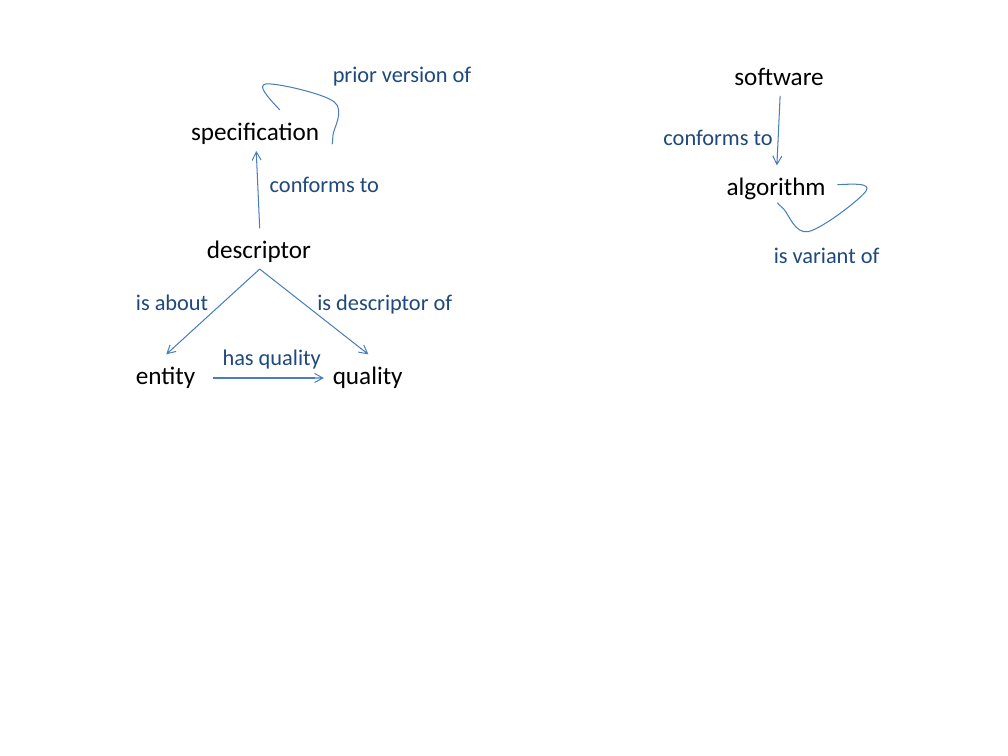
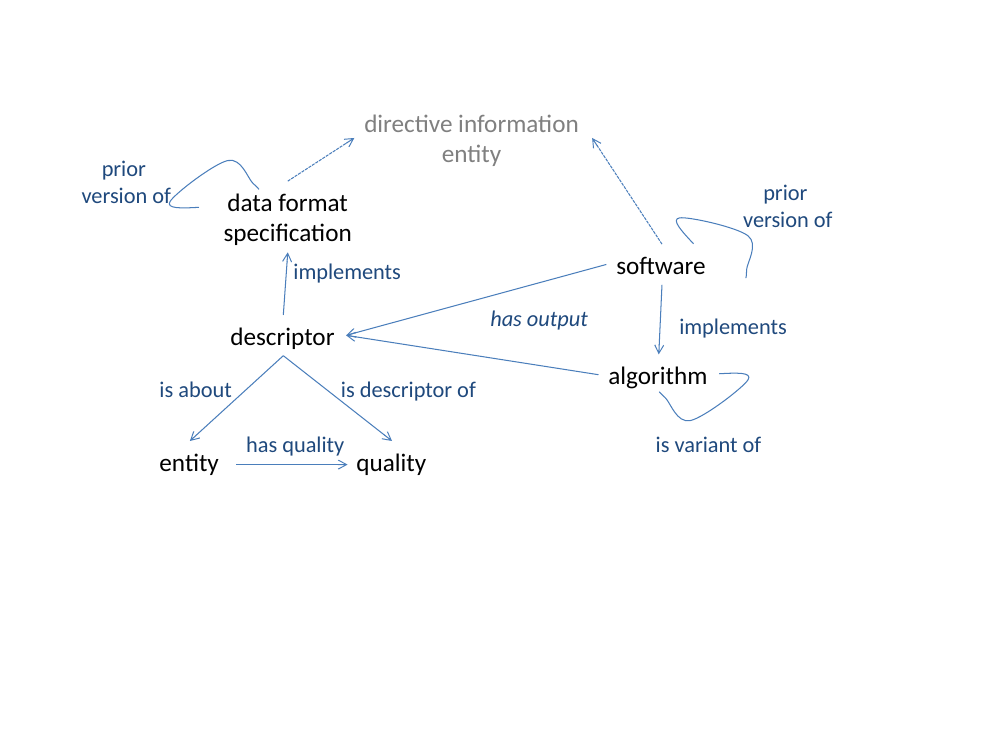
Before and after one commit to semanticchemistry/semanticchemistry, a slide deck: slide 1 of trunk/documentation/images/diagrams.pptx. Drawn at 1008x756 pixels with LibreOffice and Linux fonts; fonts in the diff are those of the drawing. Boxes give left, top, right and bottom in pixels: in the first picture for what was removed or moved away, otherwise in the second. Text is boxed around its words. In the diff, an @@ line names an element or a change of style, - is before the commit and + after.

```diff
--- a/trunk/documentation/images/diagrams.pptx
+++ b/trunk/documentation/images/diagrams.pptx
@@ text added at (x1=364, y1=114, x2=579, y2=166), 18 pt, text #808080 @@
+directive information
+entity
@@ arrow added from (288, 181) to (355, 138), #4B7EBC 0.75 pt dashed @@
@@ arrow added from (662, 244) to (592, 138), #4B7EBC 0.75 pt dashed @@
@@ text removed at (x1=663, y1=129, x2=773, y2=145) @@
-conforms to
@@ text at (x1=82, y1=160, x2=171, y2=207): text changed @@
-prior version of
+prior
+version of
@@ freeform shape at (x1=165, y1=157, x2=259, y2=209): rotation 229 to 180 degrees; outline redrawn @@
@@ text "data format" moved from (x1=191, y1=122, x2=319, y2=144) to (x1=224, y1=193, x2=352, y2=245) @@
@@ text at (x1=227, y1=193, x2=348, y2=211): paragraph added @@
+data format
@@ freeform shape added at (x1=670, y1=186, x2=770, y2=291), outline #4B7EBC 0.75 pt @@
@@ text added at (x1=743, y1=184, x2=833, y2=233), 16 pt, text #1F497D @@
+prior
+version of
@@ text at (x1=224, y1=223, x2=352, y2=245): alignment left to centre @@
@@ arrow moved from (260, 229) - (256, 151) to (283, 314) - (288, 252) @@
@@ text at (x1=293, y1=263, x2=401, y2=283): text changed @@
-conforms to
+implements
@@ arrow added from (607, 264) to (346, 336), #4B7EBC 0.75 pt @@
@@ text added at (x1=490, y1=310, x2=588, y2=330), 16 pt, text #1F497D, italic @@
+has output
@@ text added at (x1=679, y1=318, x2=787, y2=338), 16 pt, text #1F497D @@
+implements
@@ arrow added from (599, 375) to (346, 336), #4B7EBC 0.75 pt @@
@@ 3 texts, 1 arrow, 1 freeform shape moved together from (x1=727, y1=67, x2=880, y2=263) to (x1=608, y1=256, x2=762, y2=452) @@
@@ 6 texts, 3 arrows moved together from (x1=136, y1=240, x2=453, y2=388) to (x1=159, y1=327, x2=476, y2=475) @@
```
Also in this commit, not shown: 1 other slide changed.
